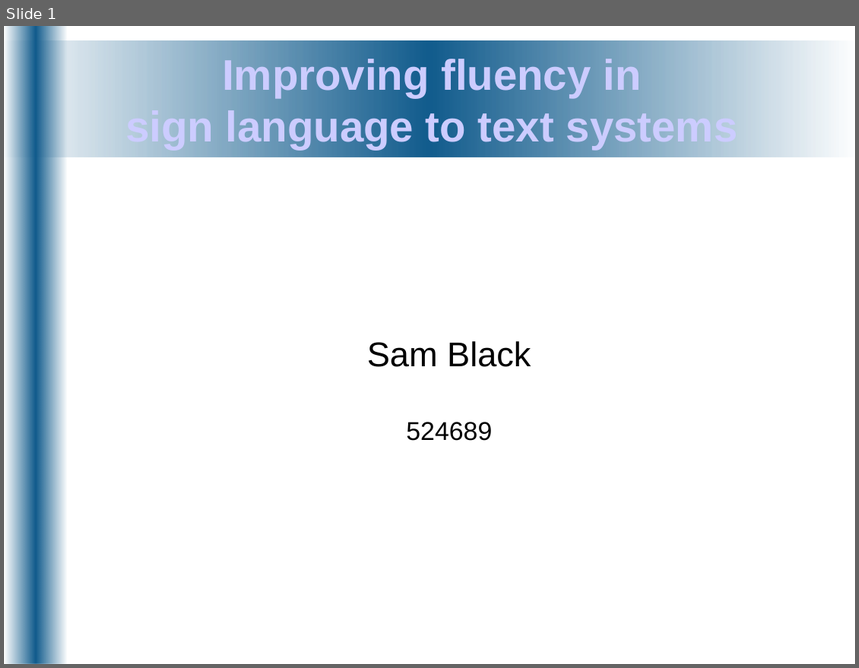
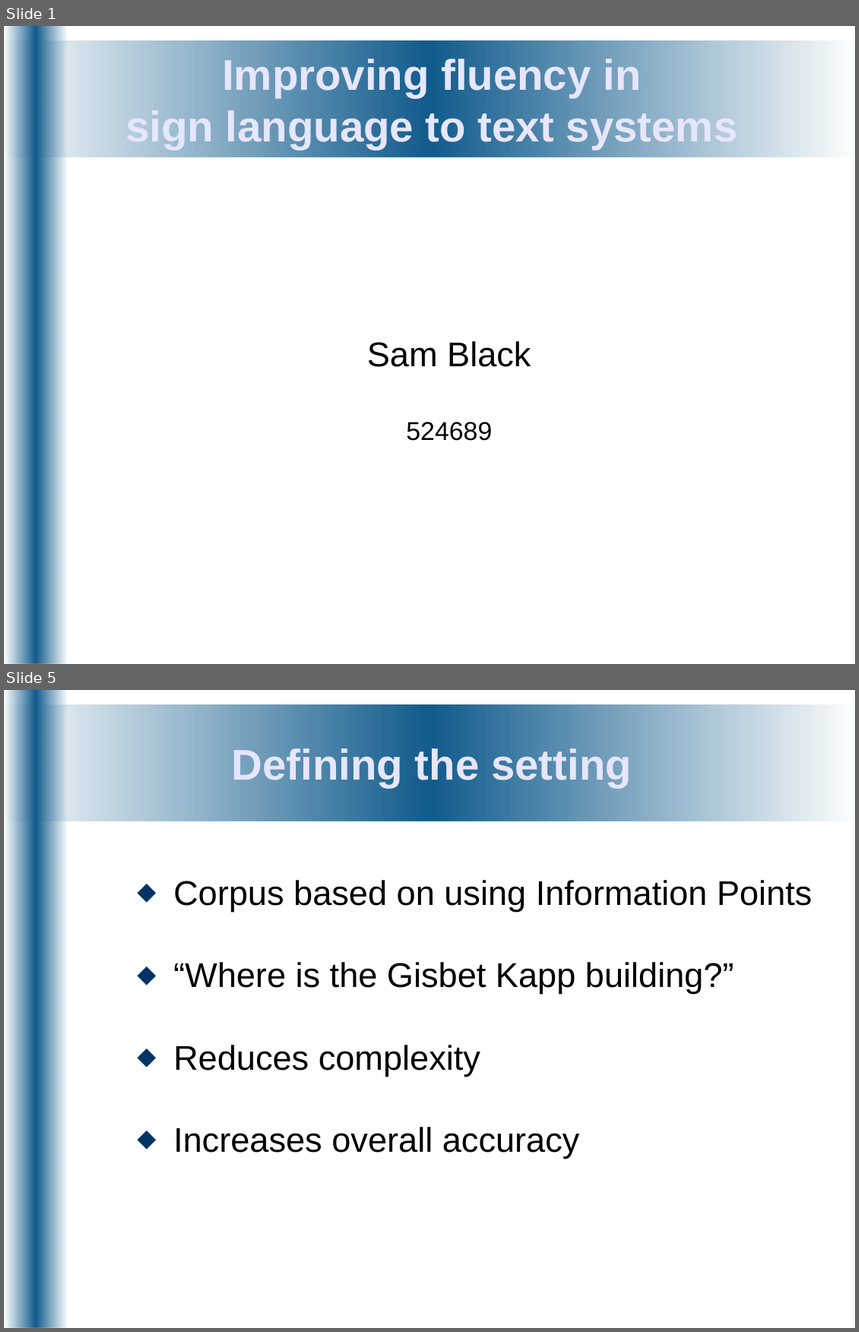
Before and after one commit to DorisGao/personal-uni, a slide deck: ee4p/docs/Presentations/bench_inspect-0812071414.odp. Shown one above the other, each under a label of ours: slide 1 before the commit, slides 1 and 5 after it; the slides between them are not shown. The pictures are 859x668 and 859x1332 pixels, drawn with LibreOffice and Linux fonts; fonts in the diff are those of the drawing. Boxes give left, top, right and bottom in pixels: in the first picture for what was removed or moved away, otherwise in the second. Text is boxed around its words. In the diff, an @@ line names an element or a change of style, - is before the commit and + after.

```diff
--- a/ee4p/docs/Presentations/bench_inspect-0812071414.odp
+++ b/ee4p/docs/Presentations/bench_inspect-0812071414.odp
@@ slide 5 added at <box>4,690,855,1328</box>, background #FFFFFF; not listed: 2 template elements that a slide beside it also shows @@
@@ title added at <box>232,745,632,787</box>, 40 pt, text #E6E6FF, bold @@
+Defining the setting
@@ text added at <box>173,880,812,1159</box>, 32 pt, text #000000 @@
+⬥ Corpus based on using Information Points
+⬥ “Where is the Gisbet Kapp building?”
+⬥ Reduces complexity
+⬥ Increases overall accuracy
@@ slide 1 changed as well @@
@@ title "Improving fluency in sign language ..." at <box>126,56,738,149</box>: text colour #CCCCFF to #E6E6FF @@
```
Also in this commit, not shown: 13 other slides added, 8 slides removed, 1 other file.
